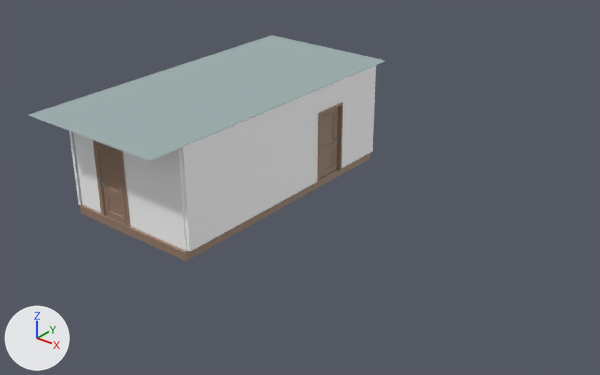
The FBX model Assets/0.Main/Models/Room 1/source/room1 - export.fbx, before and after one commit.
Both versions are drawn from a 50 mm lens placed at (16.63, -14.96, 11.12), pointed at (3.24, 1.78, 0.75). The axes (+X, +Y, +Z) are drawn at lower left. The lights are the same throughout. The older version comes first. Where no turn or scale is listed for an object, it has been applied to the vertices. Vertices at exactly the same position are counted once.

Objects in the first picture: 'ceiling', 'door', 'door.001', 'wall', 'wood'.
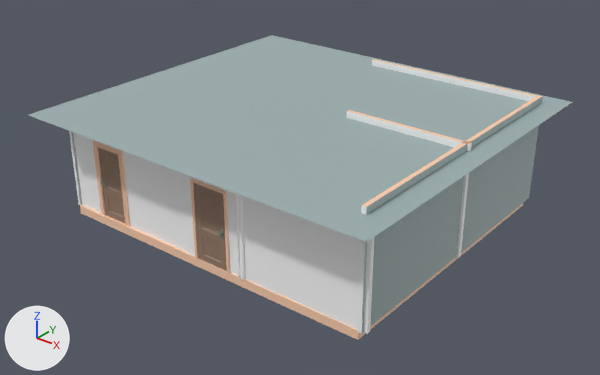
The change, as a diff of the scene's bpy script:
```diff
--- a/Assets/0.Main/Models/Room 1/source/room1 - export.fbx.py
+++ b/Assets/0.Main/Models/Room 1/source/room1 - export.fbx.py
@@ mat_wood @@
 mat_wood = principled_material('wood')
-mat_wood.base_color = (0.322, 0.209, 0.147)  # brown #9a7e6b
+mat_wood.base_color = (1.0, 0.638, 0.443)  # beige #ffd1b2
 mat_wood.roughness = 0.553
@@ me_cube_001 @@
 # used by ob_wood; location = (0.0, 0.0, 0.0)
-me_cube_001.from_pydata(...)  # 412 vertices, 840 faces; spans x -2.01..2.4, y -2.0..6.61, z -0.26..2.21
+me_cube_001.from_pydata(...)  # 412 vertices, 839 faces; spans x -2.01..7.95, y -2.0..6.61, z -0.26..2.21
+# me_cube_001 part 1
+# 4 vertices are removed from x 2.4, y -2.0..6.61, z -0.26..0.0
+# 5 faces are deleted
+# 4 vertices are added at (7.95, -2.0, -0.26), (7.95, -2.0, 0.0), (7.95, 6.61, -0.26), (7.95, 6.61, 0.0)
+# 4 new faces join them
 me_cube_001.materials.append(mat_wood)
@@ me_plane @@
 # used by ob_ceiling; location = (0.0, 0.0, 0.0)
-me_plane.from_pydata(...)  # 4 vertices, 1 face; spans x -2.45..2.45, y -2.99..7.28, z 3.01
-me_plane.vertices[1].co = (2.45, 7.28, 3.01)  # pixel (386, 60)
-me_plane.vertices[3].co = (2.45, -2.99, 3.01)  # pixel (149, 160)
+me_plane.from_pydata(...)  # 4 vertices, 1 face; spans x -2.45..8.73, y -2.99..7.28, z 3.01
+# me_plane part 2
+me_plane.vertices[1].co = (8.73, 7.28, 3.01)  # pixel (572, 102)
+me_plane.vertices[3].co = (8.73, -2.99, 3.01)  # pixel (366, 242)
 me_plane.materials.append(mat_metaldark)
@@ me_mesh_007 @@
 # used by ob_wall; location = (0.0, 0.0, 0.0)
-me_mesh_007.from_pydata(...)  # 80 vertices, 144 faces; spans x -2.13..2.5, y -1.97..6.69, z 0.0..3.01
+me_mesh_007.from_pydata(...)  # 224 vertices, 372 faces; spans x -2.13..8.18, y -2.05..6.69, z 0.0..3.2
+# me_mesh_007 part 3: 144 vertices added at x 2.36..8.18, y -2.05..6.69, z 0.0..3.2
 me_mesh_007.materials.append(mat_wood)
@@ me_mesh_045 @@
+me_mesh_045.from_pydata(...)  # 82 vertices, 160 faces; spans x 0.12..1.19, y -0.12..0.12, z 0.0..2.21
+# faces by material slot: [88, 72]
+me_mesh_045.materials.append(mat_wood_dy)  # brown #9a7e6b
+me_mesh_045.materials.append(mat_metal_dy)  # grey #829183
@@ ob_door_009 @@
+ob_door_009 = bpy.data.objects.new('door.009', me_mesh_045)
+ob_door_009.location = (2.71, -1.94, -0.01)
```

Boxes (x1, y1, x2, y2) around the edits, measured in the pictures (600 x 375 px; the box of a moved part takes in the faces that stretch with it):
'ceiling', reshaped (52% wider, 64% taller)
    before: (29, 35, 386, 161)
    after: (29, 35, 572, 242)
'wall', reshaped (54% wider, 47% taller)
    before: (69, 65, 376, 252)
    after: (69, 59, 543, 334)
'wood', recoloured, reshaped (mostly hidden)
    before: (80, 144, 370, 261)
    after: (80, 144, 523, 340)
'door.009', added
    after: (193, 183, 227, 271)
    faces in mat_wood_dy (brown #9a7e6b): (193, 183, 227, 271)
part 1 of me_cube_001, moved or reshaped
    before: (80, 153, 370, 261)
    after: (80, 203, 523, 340)
part 3 of me_mesh_007, added
    after: (181, 59, 543, 334)
'door.001', unchanged, covered by the edit
    before: (320, 107, 338, 178)
